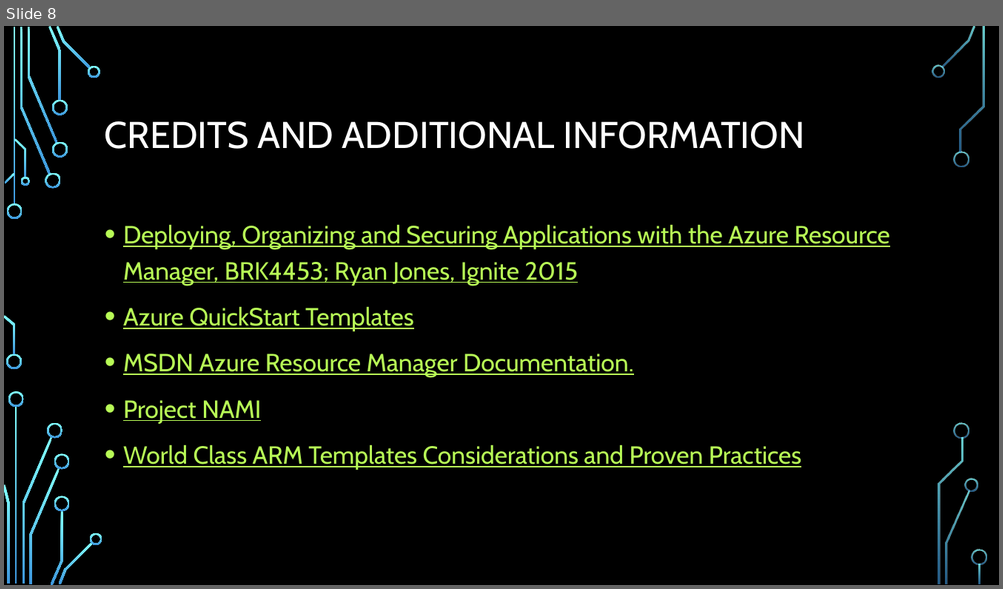
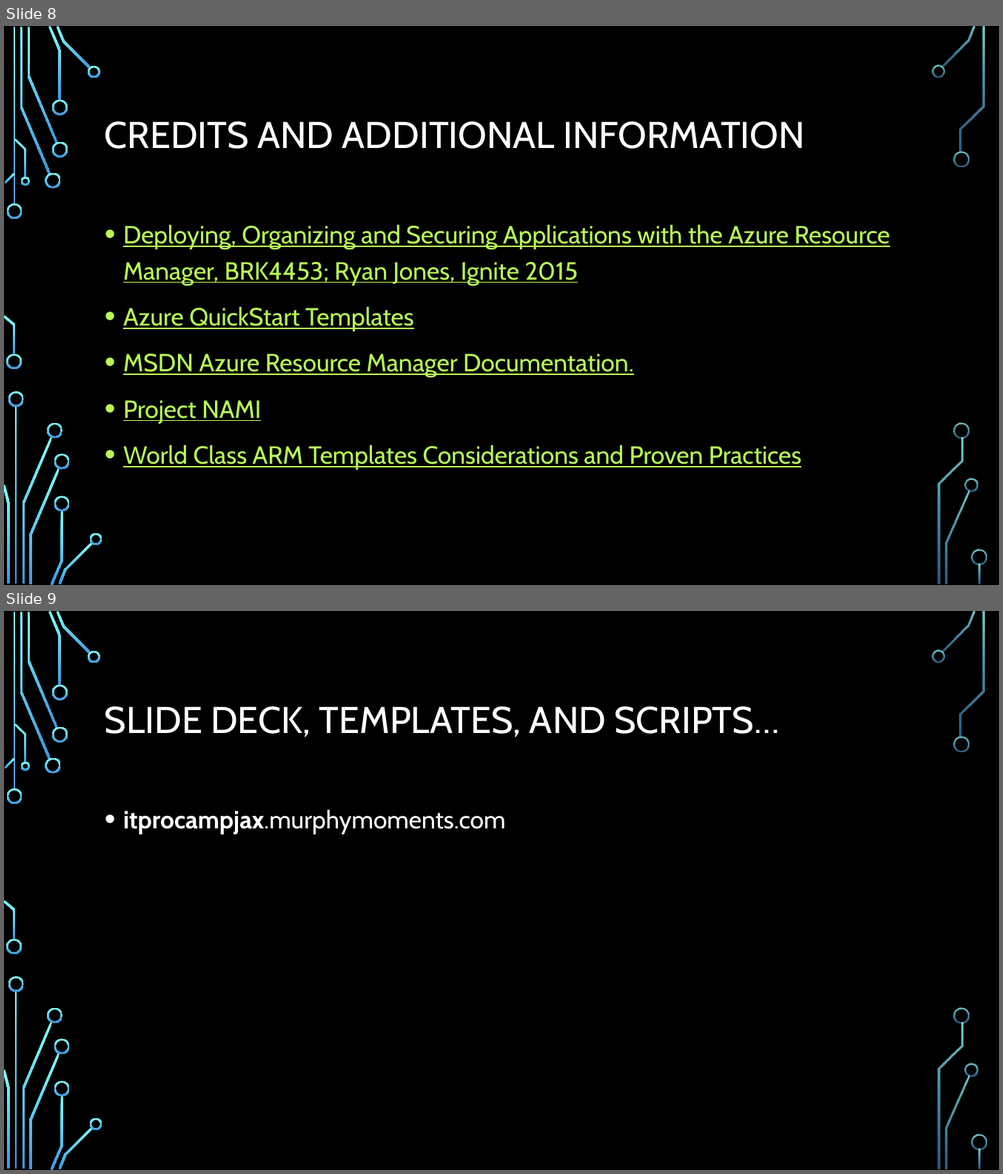
Before and after one commit to Falconwmua/ITProCampJax, a slide deck: ARMTemplate/ARMTemplates.pptx. Shown one above the other, each under a label of ours: slide 8 before the commit, slides 8 and 9 after it. The pictures are 1003x589 and 1003x1174 pixels, drawn with LibreOffice and Linux fonts; fonts in the diff are those of the drawing; background and template pictures are left out. Boxes give left, top, right and bottom in pixels: in the first picture for what was removed or moved away, otherwise in the second. Text is boxed around its words. In the diff, an @@ line names an element or a change of style, - is before the commit and + after.

```diff
--- a/ARMTemplate/ARMTemplates.pptx
+++ b/ARMTemplate/ARMTemplates.pptx
@@ slide 9 added at bbox=[4, 611, 999, 1170], background picture (left out); not listed: 36 template elements that a slide beside it also shows @@
@@ title added at bbox=[105, 706, 779, 738], 36 pt, text #FFFFFF @@
+SLIDE DECK, TEMPLATES, AND SCRIPTS…
@@ text added at bbox=[123, 809, 506, 834], 24 pt, text #FFFFFF @@
+• itprocampjax.murphymoments.com
```
Also in this commit, not shown: 1 slide changed, 1 other file.
